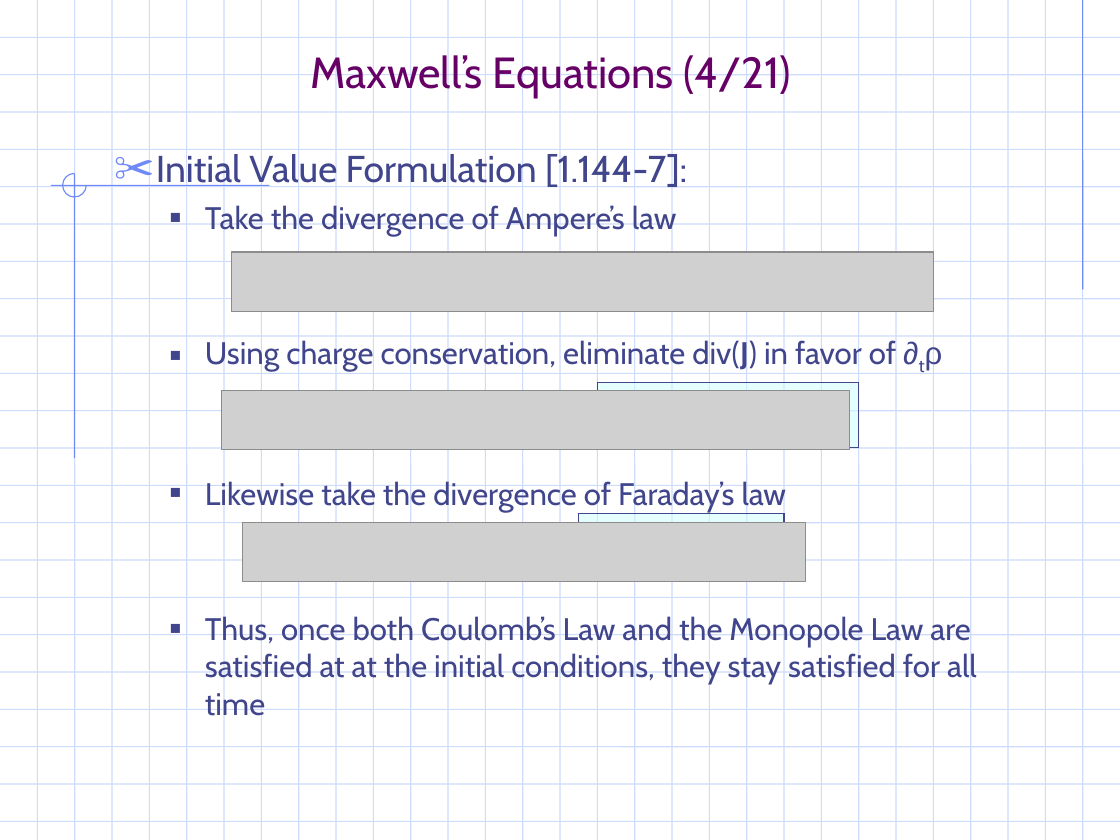
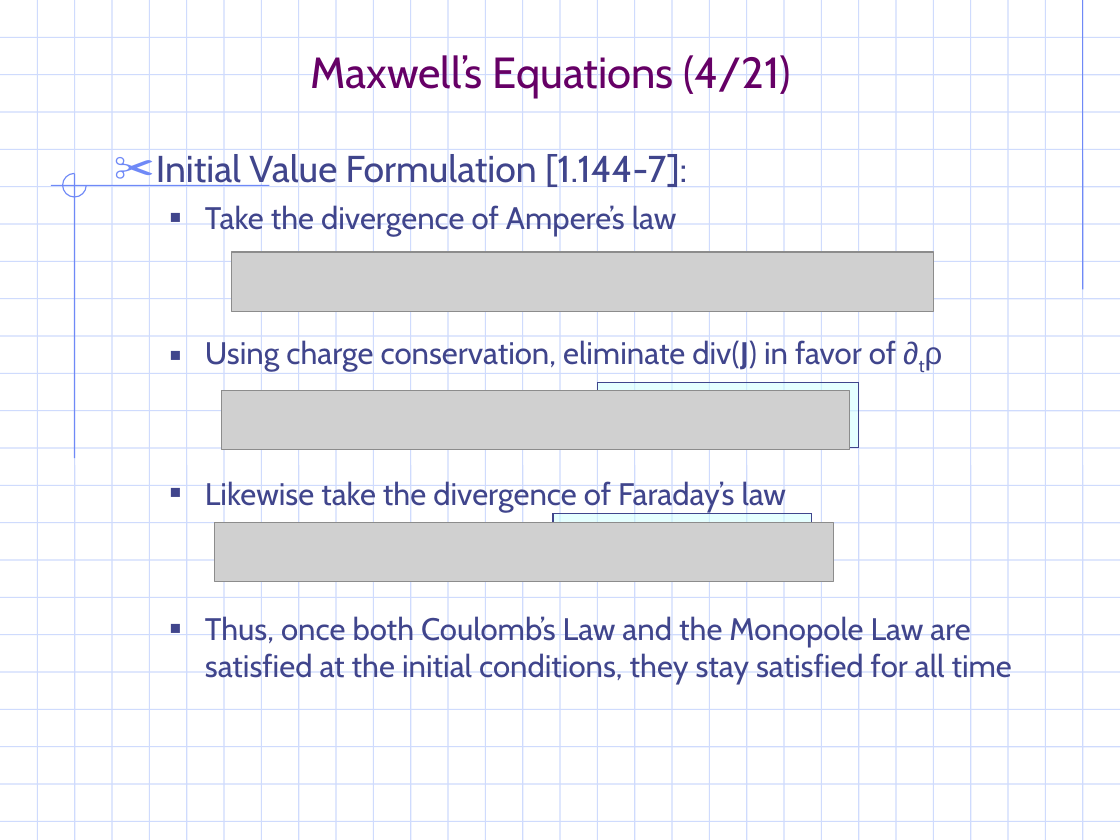
Before and after one commit to gravmath/Projects, a slide deck: slide 8 of PowerPoint/EM_notes.ppt. Drawn at 1120x840 pixels with LibreOffice and Linux fonts; fonts in the diff are those of the drawing; grey boxes stand for pictures; background and template pictures are left out. Boxes give left, top, right and bottom in pixels: in the first picture for what was removed or moved away, otherwise in the second. Text is boxed around its words. In the diff, an @@ line names an element or a change of style, - is before the commit and + after.

Commit message:
Long overdue cleanup
Needed to commit files from Sirius for a long time - just getting to it
now

```diff
--- a/PowerPoint/EM_notes.ppt
+++ b/PowerPoint/EM_notes.ppt
@@ picture: place and size @@
-picture at (243, 523, 805, 582)
+picture at (215, 523, 833, 582)
@@ rectangle: place and size @@
-rectangle at (579, 513, 784, 578)
+rectangle at (553, 513, 812, 578)
@@ text at (205, 613, 1012, 685): text changed @@
-  ■ Thus, once both Coulomb’s Law and the Monopole Law are satisfied at at the initial conditions, they stay satisfied for all time
+  ■ Thus, once both Coulomb’s Law and the Monopole Law are satisfied at the initial conditions, they stay satisfied for all time
```
Also in this commit, not shown: 1 other slide changed, 32 other files.
